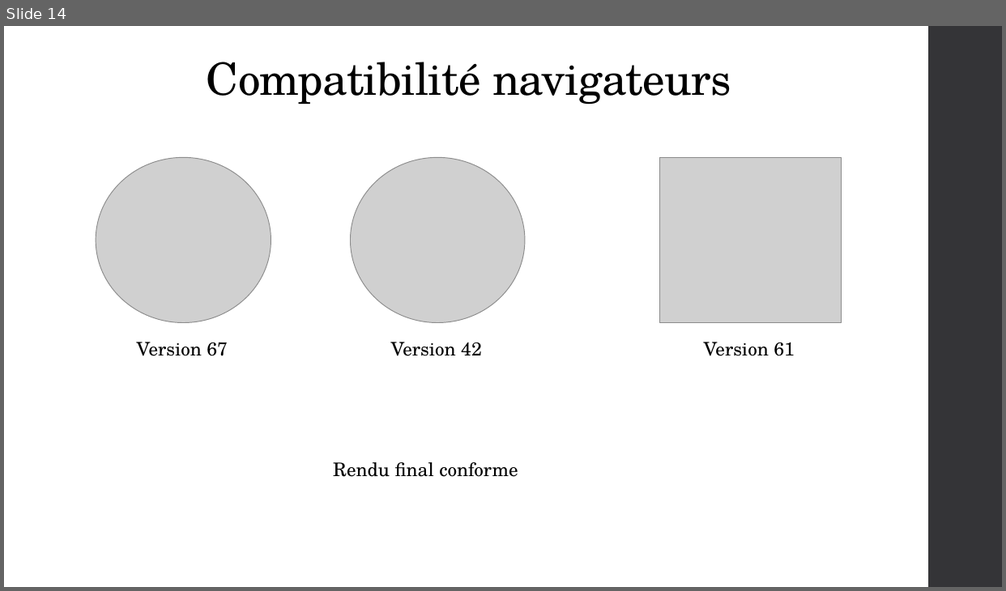
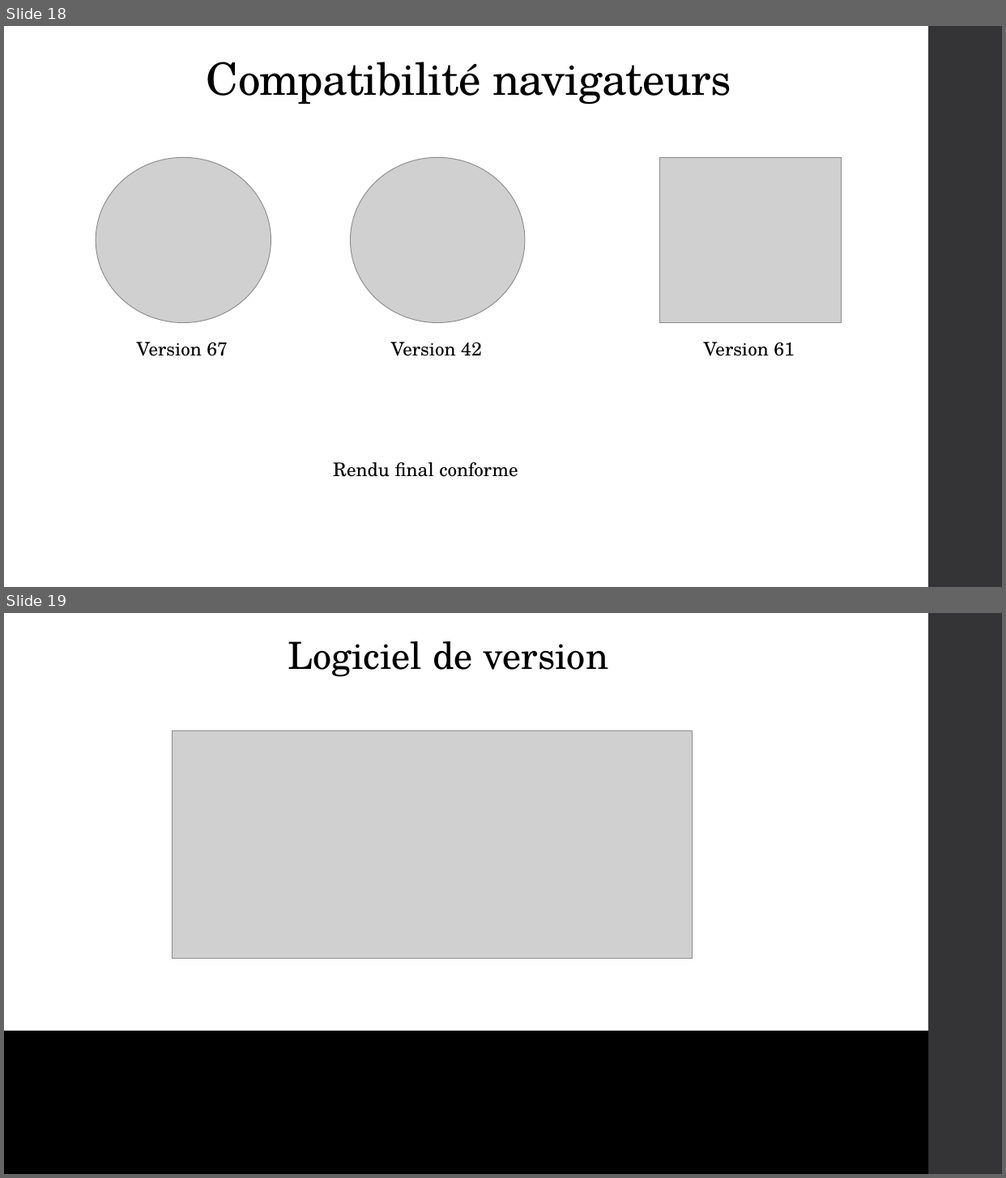
Before and after one commit to LaureenPerrin/project4_Blog-application-in-PHP-and-with-a-MySQL-database, a slide deck: powerpoint/project4.pptx. Shown one above the other, each under a label of ours: slide 14 before the commit, slides 18 and 19 after it. The pictures are 1006x591 and 1006x1178 pixels, drawn with LibreOffice and Linux fonts; fonts in the diff are those of the drawing; grey boxes stand for pictures. Boxes give left, top, right and bottom in pixels: in the first picture for what was removed or moved away, otherwise in the second. Text is boxed around its words. In the diff, an @@ line names an element or a change of style, - is before the commit and + after.

```diff
--- a/powerpoint/project4.pptx
+++ b/powerpoint/project4.pptx
@@ slide 19 added at [4, 613, 1002, 1174], background #FFFFFF; not listed: 1 template element that a slide beside it also shows @@
@@ text added at [288, 641, 609, 677], 36 pt, text #000000 @@
+  Logiciel de version
@@ picture added at [172, 731, 692, 959] @@
@@ rectangle added at [4, 1031, 928, 1174], fill #000000 @@
@@ what was slide 14 is now slide 18 @@
```
Also in this commit, not shown: 3 slides changed, 8 other slides added, 2 slides removed, 1 other file.
